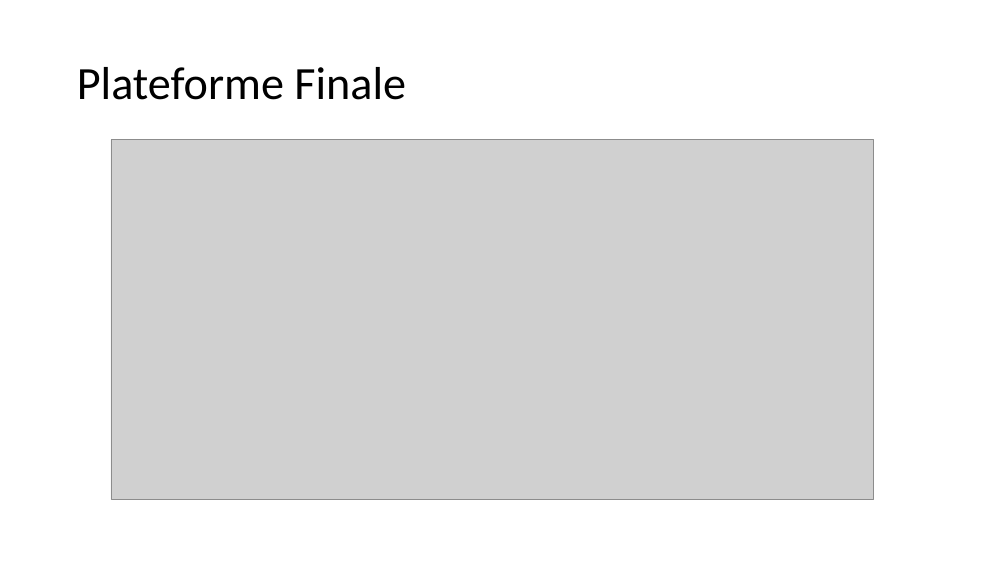
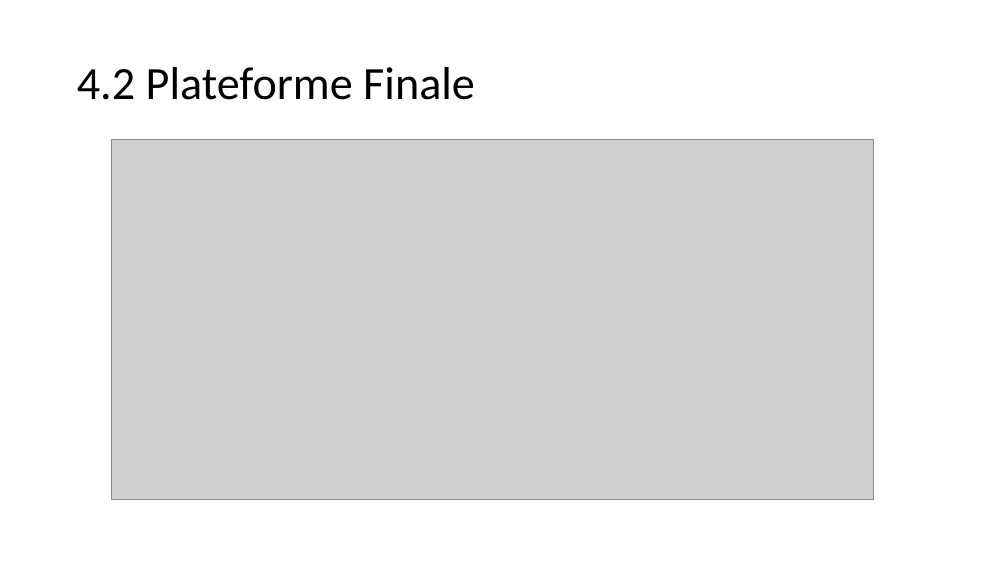
Before and after one commit to saidworks/fil_rouge, a slide deck: slide 16 of Presentation.pptx. Drawn at 1008x567 pixels with LibreOffice and Linux fonts; fonts in the diff are those of the drawing; grey boxes stand for pictures. Boxes give left, top, right and bottom in pixels: in the first picture for what was removed or moved away, otherwise in the second. Text is boxed around its words. In the diff, an @@ line names an element or a change of style, - is before the commit and + after.

```diff
--- a/Presentation.pptx
+++ b/Presentation.pptx
@@ title at [77, 67, 475, 100]: text changed @@
-Plateforme Finale
+4.2 Plateforme Finale
```
Also in this commit, not shown: 11 other slides changed, 2 slides added, 2 slides removed, 39 other files.
